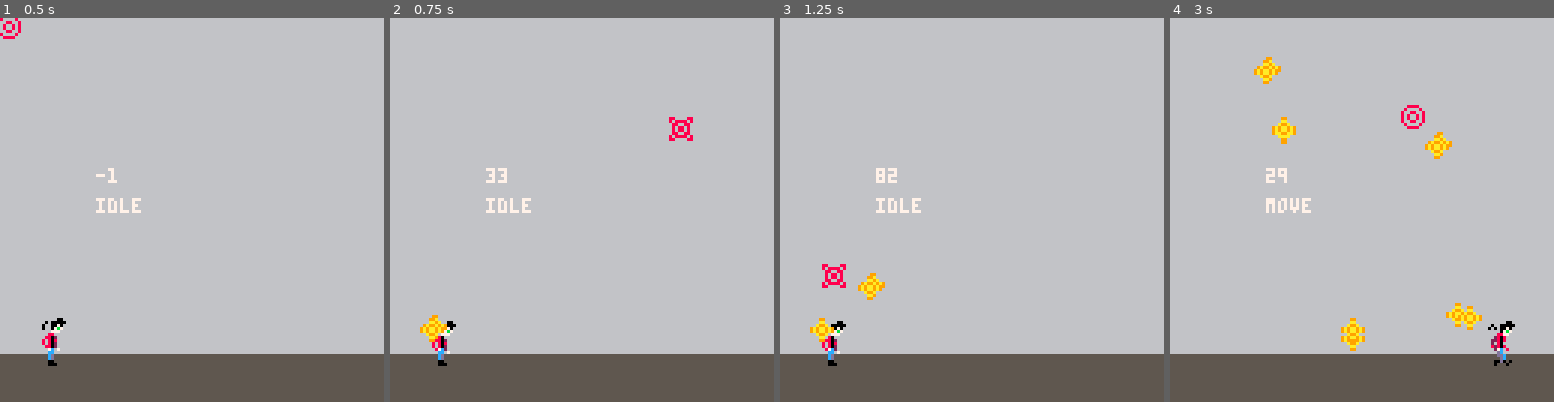
Above: before the commit, frames 1-4 (left to right).
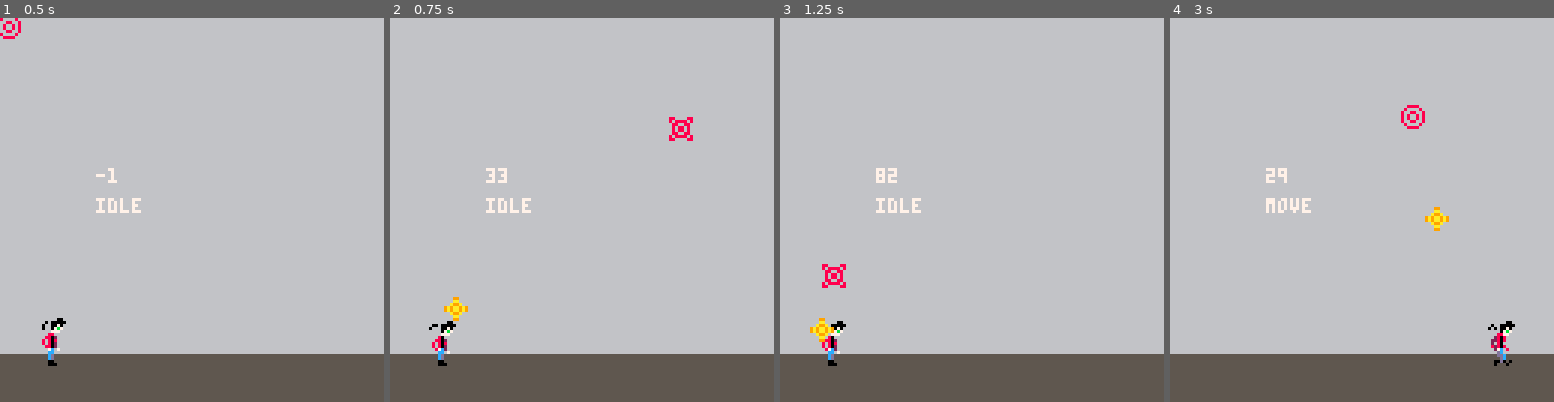
Above: after the commit, the same moments.

Repository: imELVEE/evils-edge
Game: PICO-8 cartridge simple-gravity.p8
The game is run twice, just before and just after one commit, with the same random seed, the same clock (stepped at 60 frames per second) and the same inputs.
Inputs (mouse positions are in pixels of both pictures, inside the frame that each line leads up to):
- Up to frame 1 (0.5 s): no input
- Up to frame 2 (0.75 s): click (670, 121) at 0.67 s
- Up to frame 3 (1.25 s): click (826, 267) at 1.22 s
- Up to frame 4 (3 s): hold Right 1.6-2.1 s; click (1277, 114) at 1.77 s; hold Up 2.15-2.42 s; click (1342, 259) at 2.32 s; hold Right from 2.47 s (still down); click (1404, 106) at 2.87 s

Frame 1 is identical in both runs. In frame 2, 0.5% of the frame differs, in the area x 7-21%, y 72-85%; in frame 3, 0.3%; in frame 4, 1.6%, in the area x 21-82%, y 10-87%.

Commit message:
shoot delay and faster bullet speed

Diff:
--- a/simple-gravity.p8
+++ b/simple-gravity.p8
@@ -13,7 +13,6 @@
 function _update()
 	gravity(player)
 	bullet_travel()
-	//bullets_clean()
 
 	move(player)
 	jump(player)
@@ -177,9 +176,12 @@
 end
 
 function shoot(unit)
-	if (mouse.button() == 1) then
+	if (mouse.button() == 1 and unit.shoot_timer == unit.shoot_delay) then
 		mx,my = mouse.pos()
 		add(bullets,init_bullet(unit.x,unit.y,mx,my))
+		unit.shoot_timer = 1
+	elseif (unit.shoot_timer < unit.shoot_delay) then
+		unit.shoot_timer += 1
 	end
 end
 -->8
@@ -219,6 +221,9 @@
 		jump_frame = 1,
 		jump_inc = 0.1,
 		jump_limit = 3,
+
+		shoot_delay = 5,
+		shoot_timer = 5,
 	}
 	return player
 end
@@ -230,7 +235,7 @@
 		formula = function(x_pos)
 			return ((endy-starty)/(endx-startx))*(x_pos-endx)+endy
 		end,
-		x_inc = (endx-startx)/(abs(endy-starty)+abs(endx-startx)) * 2
+		x_inc = (endx-startx)/(abs(endy-starty)+abs(endx-startx)) * 15
 	}
 	return bullet
 end
